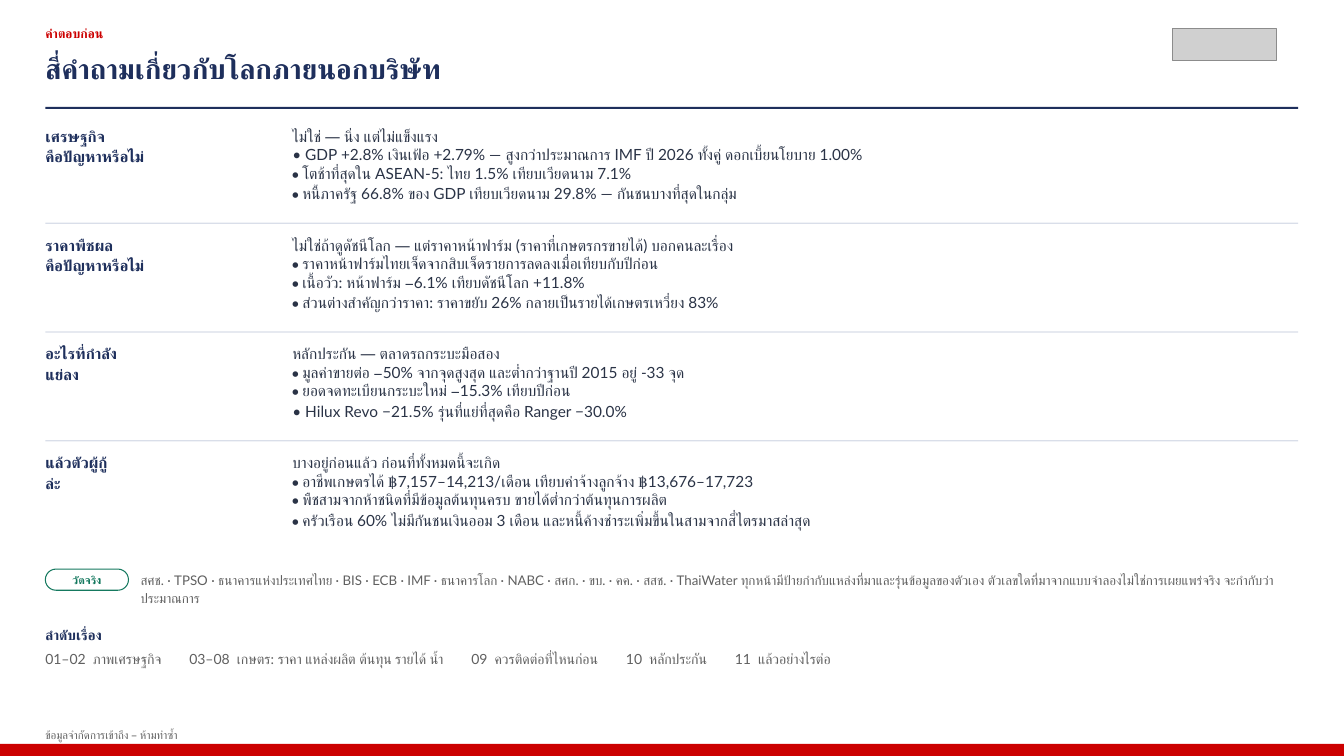
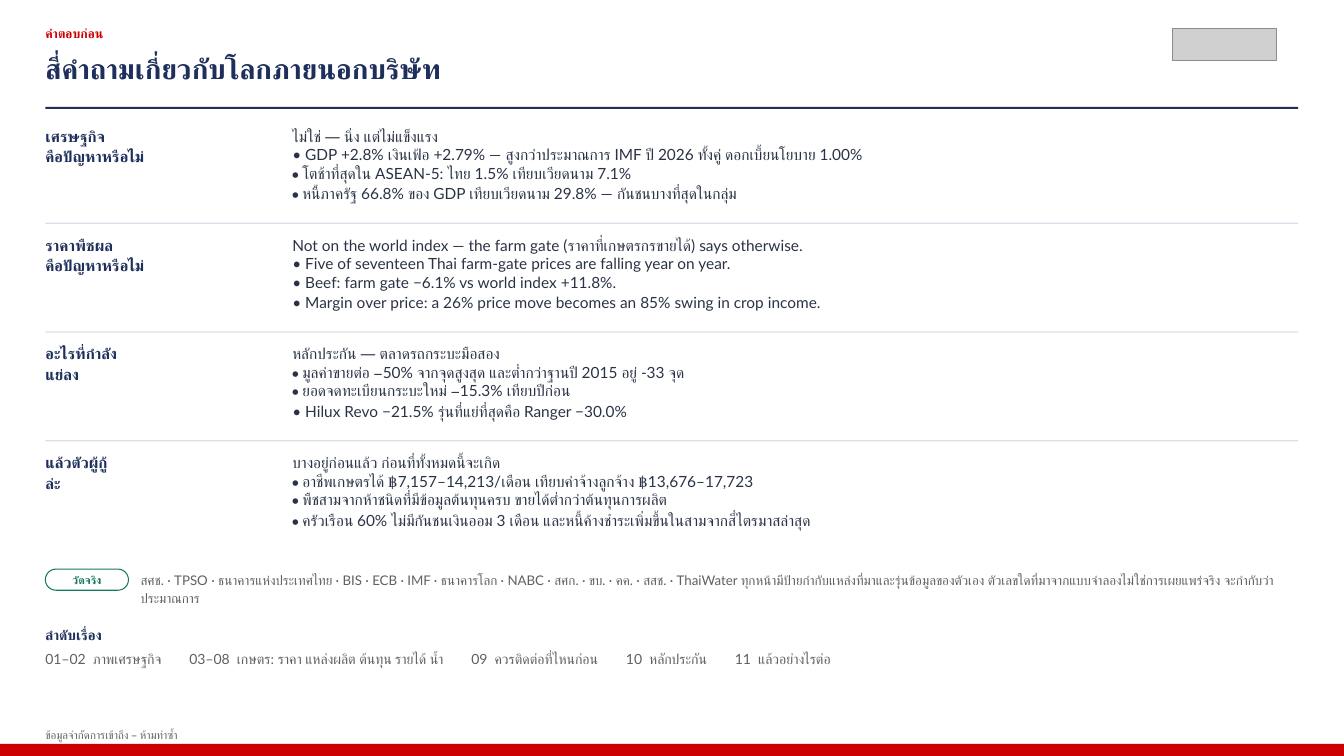
Before and after one commit to kaustavb2101/competitive-intel, a slide deck: slide 2 of docs/decks/mcom-2026-08-05-macro-TH.pptx. Drawn at 1344x756 pixels with LibreOffice and Linux fonts; fonts in the diff are those of the drawing; grey boxes stand for pictures. Boxes give left, top, right and bottom in pixels: in the first picture for what was removed or moved away, otherwise in the second. Text is boxed around its words. In the diff, an @@ line names an element or a change of style, - is before the commit and + after.

```diff
--- a/docs/decks/mcom-2026-08-05-macro-TH.pptx
+++ b/docs/decks/mcom-2026-08-05-macro-TH.pptx
@@ text at [292,237,821,311]: text changed @@
-ไม่ใช่ถ้าดูดัชนีโลก — แต่ราคาหน้าฟาร์ม (ราคาที่เกษตรกรขายได้) บอกคนละเรื่อง
-• ราคาหน้าฟาร์มไทยเจ็ดจากสิบเจ็ดรายการลดลงเมื่อเทียบกับปีก่อน
-• เนื้อวัว: หน้าฟาร์ม −6.1% เทียบดัชนีโลก +11.8%
-• ส่วนต่างสำคัญกว่าราคา: ราคาขยับ 26% กลายเป็นรายได้เกษตรเหวี่ยง 83%
+Not on the world index — the farm gate (ราคาที่เกษตรกรขายได้) says otherwise.
+• Five of seventeen Thai farm-gate prices are falling year on year.
+• Beef: farm gate −6.1% vs world index +11.8%.
+• Margin over price: a 26% price move becomes an 85% swing in crop income.
```
Also in this commit, not shown: 6 other slides changed, 1 other file.
